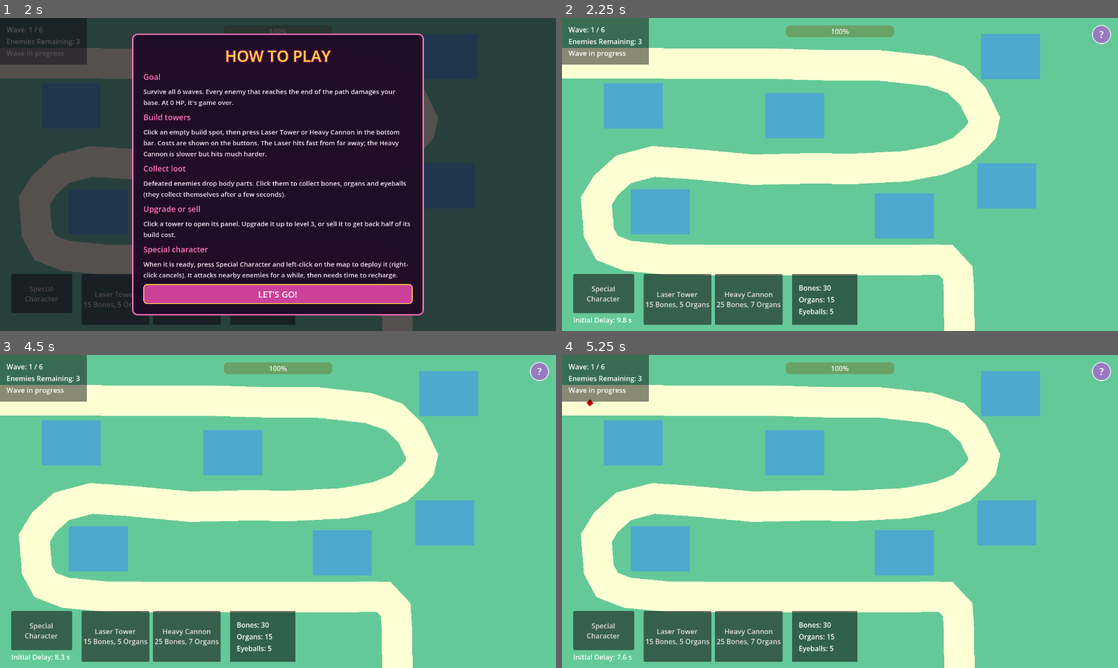
Above: before the commit, frames 1-4 (two rows, left to right).
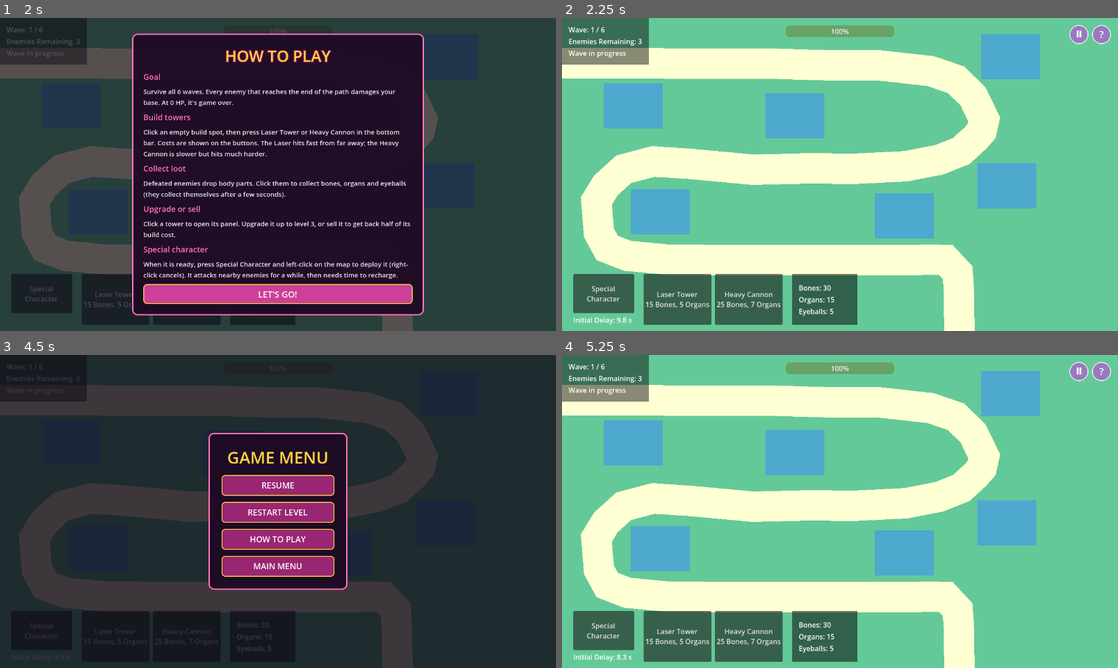
Above: after the commit, the same moments.

Repository: onion-40/candy-carnage
Game: Godot game, scene res://Scenes/MainMenu.tscn
Same seed, same stepped clock (60 frames per second), same inputs: the game is played once before the commit and once after it.
Inputs (mouse positions are in pixels of both pictures, inside the frame that each line leads up to):
- Up to frame 1 (2 s): click "PLAY" at 0.5 s; click "LEVEL 1" at 1.25 s
- Up to frame 2 (2.25 s): click "LET'S GO!" at 2 s
- Up to frame 3 (4.5 s): click "?" at 2.75 s; click "LET'S GO!" at 3.5 s; click (517, 370) at 4.25 s, where only the run after the commit has a clickable "Ⅱ"
- Up to frame 4 (5.25 s): click (840, 486) at 5 s, where only the run after the commit has a clickable "RESUME"

Frame 1 is identical in both runs. In frame 2, 0.2% of the frame differs, in the area x 91-95%, y 2-9%; in frame 3, 100%, in the area x 0-100%, y 0-100%; in frame 4, 0.2%.

Commit message:
added menu button, level 2 map now WIP

Diff:
--- a/Scenes/how_to_play.gd
+++ b/Scenes/how_to_play.gd
@@ -13,13 +13,18 @@
 static var shown_on_launch: bool = false
 
 var map: Node
+
 var help_button: Button
+var pause_button: Button
+
 var overlay: Control
 var close_button: Button
 
+var game_menu_overlay: Control
+var return_to_game_menu: bool = false
+
 
 func _ready() -> void:
-	# Keeps working while the tree is paused (by this popup or by game over).
 	process_mode = Node.PROCESS_MODE_ALWAYS
 	set_anchors_preset(Control.PRESET_FULL_RECT)
 	mouse_filter = Control.MOUSE_FILTER_IGNORE
@@ -27,8 +32,12 @@
 	map = owner.get_node_or_null("Map")
 
 	_build_help_button()
+	_build_pause_button()
 	_build_popup()
+	_build_game_menu()
+
 	overlay.hide()
+	game_menu_overlay.hide()
 
 	if map:
 		map.game_over.connect(_on_game_ended)
@@ -40,9 +49,20 @@
 
 
 func _unhandled_input(event: InputEvent) -> void:
-	if overlay.visible and event.is_action_pressed("ui_cancel"):
+	if not event.is_action_pressed("ui_cancel"):
+		return
+
+	if _game_has_ended():
+		return
+
+	if overlay.visible:
 		close_popup()
-		get_viewport().set_input_as_handled()
+	elif game_menu_overlay.visible:
+		close_game_menu()
+	else:
+		open_game_menu()
+
+	get_viewport().set_input_as_handled()
 
 
 func open_popup() -> void:
@@ -52,6 +72,7 @@
 	get_tree().paused = true
 	overlay.show()
 	help_button.hide()
+	pause_button.hide()
 	close_button.grab_focus.call_deferred()
 
 
@@ -61,9 +82,14 @@
 	if _game_has_ended():
 		return
 
+	if return_to_game_menu:
+		return_to_game_menu = false
+		game_menu_overlay.show()
+		return
+
 	help_button.show()
+	pause_button.show()
 	get_tree().paused = false
-
 
 func _on_game_ended() -> void:
 	# The end screens own the pause from here on.
@@ -101,6 +127,29 @@
 	help_button.pressed.connect(open_popup)
 	add_child(help_button)
 
+func _build_pause_button() -> void:
+	pause_button = Button.new()
+	pause_button.text = "Ⅱ"
+	pause_button.tooltip_text = "Pause Menu"
+	pause_button.custom_minimum_size = Vector2(44, 44)
+
+	# Immediately to the left of the How to Play button.
+	pause_button.anchor_left = 1.0
+	pause_button.anchor_right = 1.0
+	pause_button.offset_left = -112.0
+	pause_button.offset_right = -68.0
+	pause_button.offset_top = 16.0
+	pause_button.offset_bottom = 60.0
+	pause_button.add_theme_font_size_override("font_size", 22)
+	pause_button.add_theme_stylebox_override("normal", _round_style(Color(0.6, 0.48, 0.75)))
+	pause_button.add_theme_stylebox_override("hover", _round_style(Color(0.72, 0.6, 0.88)))
+	pause_button.add_theme_stylebox_override("pressed", _round_style(Color(0.45, 0.35, 0.6)))
+	pause_button.add_theme_stylebox_override("focus", StyleBoxEmpty.new())
+	pause_button.add_theme_color_override("font_color", Color.WHITE)
+
+	pause_button.pressed.connect(open_game_menu)
+	add_child(pause_button)
+
 
 func _build_popup() -> void:
 	overlay = Control.new()
@@ -170,6 +219,102 @@
 	box.add_child(close_button)
 
 
+func open_game_menu() -> void:
+	if _game_has_ended() or overlay.visible:
+		return
+
+	get_tree().paused = true
+	game_menu_overlay.show()
+	help_button.hide()
+	pause_button.hide()
+
+
+func close_game_menu() -> void:
+	game_menu_overlay.hide()
+
+	if _game_has_ended():
+		return
+
+	help_button.show()
+	pause_button.show()
+	get_tree().paused = false
+
+
+func _on_game_menu_how_to_play() -> void:
+	return_to_game_menu = true
+	game_menu_overlay.hide()
+	open_popup()
+
+
+func _on_restart_pressed() -> void:
+	get_tree().paused = false
+	ResourceManager.reset()
+	get_tree().reload_current_scene()
+
+
+func _on_main_menu_pressed() -> void:
+	get_tree().paused = false
+	ResourceManager.reset()
+	get_tree().change_scene_to_file("res://Scenes/MainMenu.tscn")
+
+
+func _build_game_menu() -> void:
+	game_menu_overlay = Control.new()
+	game_menu_overlay.set_anchors_preset(Control.PRESET_FULL_RECT)
+	game_menu_overlay.mouse_filter = Control.MOUSE_FILTER_IGNORE
+	add_child(game_menu_overlay)
+
+	var backdrop = ColorRect.new()
+	backdrop.color = Color(0.05, 0.02, 0.08, 0.8)
+	backdrop.set_anchors_preset(Control.PRESET_FULL_RECT)
+	backdrop.mouse_filter = Control.MOUSE_FILTER_STOP
+	game_menu_overlay.add_child(backdrop)
+
+	var center = CenterContainer.new()
+	center.set_anchors_preset(Control.PRESET_FULL_RECT)
+	game_menu_overlay.add_child(center)
+
+	var panel = PanelContainer.new()
+	var panel_style = StyleBoxFlat.new()
+	panel_style.bg_color = Color(0.12, 0.04, 0.14, 0.97)
+	panel_style.border_color = CANDY_PINK
+	panel_style.set_border_width_all(3)
+	panel_style.set_corner_radius_all(12)
+	panel_style.set_content_margin_all(30)
+	panel.add_theme_stylebox_override("panel", panel_style)
+	center.add_child(panel)
+
+	var box = VBoxContainer.new()
+	box.add_theme_constant_override("separation", 14)
+	panel.add_child(box)
+
+	var title = Label.new()
+	title.text = "GAME MENU"
+	title.horizontal_alignment = HORIZONTAL_ALIGNMENT_CENTER
+	title.add_theme_font_size_override("font_size", 38)
+	title.add_theme_color_override("font_color", GOLD)
+	box.add_child(title)
+
+	_add_game_menu_button(box, "RESUME", close_game_menu)
+	_add_game_menu_button(box, "RESTART LEVEL", _on_restart_pressed)
+	_add_game_menu_button(box, "HOW TO PLAY", _on_game_menu_how_to_play)
+	_add_game_menu_button(box, "MAIN MENU", _on_main_menu_pressed)
+
+
+func _add_game_menu_button(box: VBoxContainer, button_text: String, callback: Callable) -> void:
+	var button = Button.new()
+	button.text = button_text
+	button.custom_minimum_size = Vector2(260, 48)
+	button.add_theme_font_size_override("font_size", 19)
+	button.add_theme_stylebox_override("normal", _button_style(Color(0.6, 0.15, 0.45)))
+	button.add_theme_stylebox_override("hover", _button_style(Color(0.8, 0.25, 0.6)))
+	button.add_theme_stylebox_override("pressed", _button_style(Color(0.4, 0.08, 0.3)))
+	button.add_theme_stylebox_override("focus", StyleBoxEmpty.new())
+	button.add_theme_color_override("font_color", Color.WHITE)
+	button.pressed.connect(callback)
+	box.add_child(button)
+
+
 func _add_section(box: VBoxContainer, heading: String, body: String) -> void:
 	var heading_label = Label.new()
 	heading_label.text = heading
